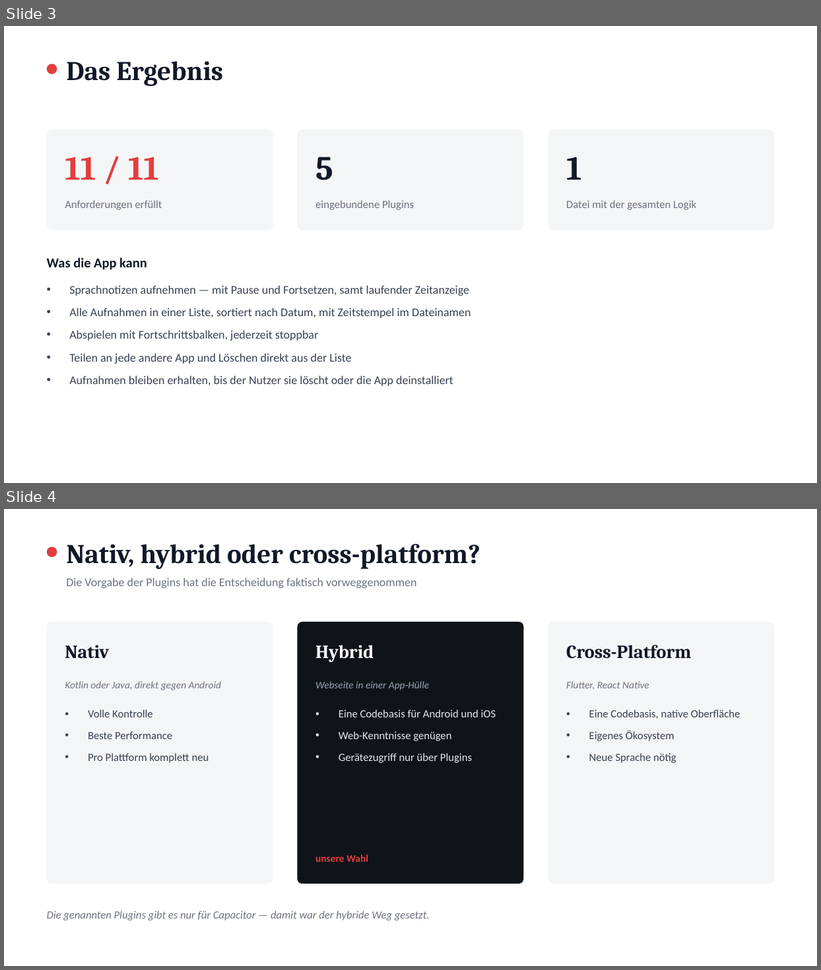
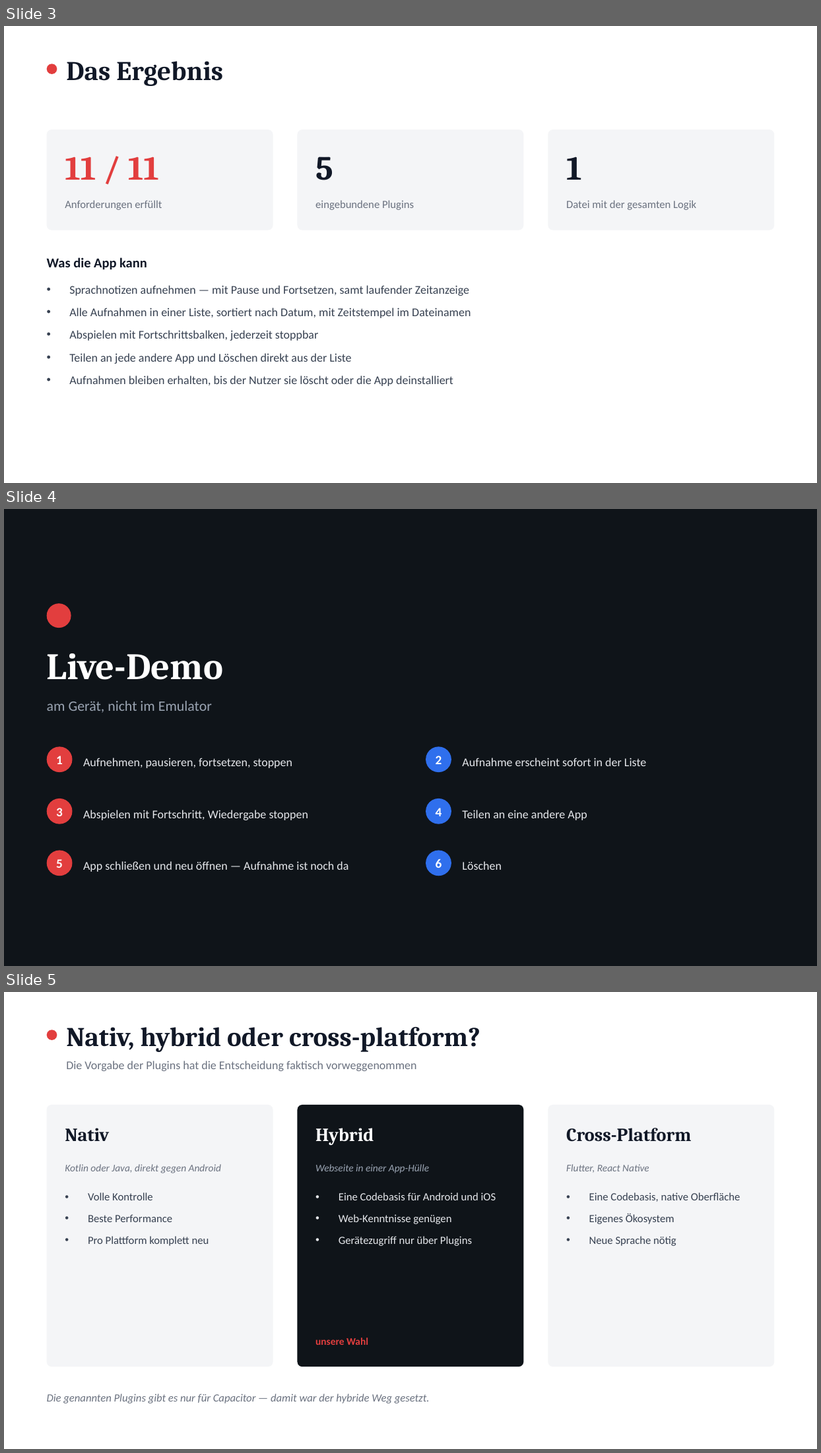
Before and after one commit to Denni-spy/audio-recorder-app, a slide deck: praesentation/Audio-Recorder-App-Praesentation.pptx. Shown one above the other, each under a label of ours: slides 3 and 4 before the commit, slides 3, 4 and 5 after it. The pictures are 821x970 and 821x1453 pixels, drawn with LibreOffice and Linux fonts; fonts in the diff are those of the drawing. Boxes give left, top, right and bottom in pixels: in the first picture for what was removed or moved away, otherwise in the second. Text is boxed around its words. In the diff, an @@ line names an element or a change of style, - is before the commit and + after.

Commit message:
Praesentation: Live-Demo und Plugin-Folie ergaenzt

```diff
--- a/praesentation/Audio-Recorder-App-Praesentation.pptx
+++ b/praesentation/Audio-Recorder-App-Praesentation.pptx
@@ slide 4 added at bbox=[4, 509, 817, 966], background #0F1419 @@
@@ ellipse added at bbox=[47, 603, 71, 628], fill #E23E3E @@
@@ text added at bbox=[47, 654, 223, 680], 44 pt, text #FFFFFF, bold @@
+Live-Demo
@@ text added at bbox=[47, 701, 212, 713], 17 pt, text #9AA4B2 @@
+am Gerät, nicht im Emulator
@@ ellipse added at bbox=[47, 747, 73, 772], fill #E23E3E @@
@@ text added at bbox=[56, 756, 63, 764], 15 pt, text #FFFFFF, bold @@
+1
@@ text added at bbox=[83, 758, 292, 768], 14 pt, text #E5E7EB @@
+Aufnehmen, pausieren, fortsetzen, stoppen
@@ ellipse added at bbox=[426, 747, 451, 772], fill #2F6FED @@
@@ text added at bbox=[436, 756, 442, 764], 15 pt, text #FFFFFF, bold @@
+2
@@ text added at bbox=[462, 758, 646, 766], 14 pt, text #E5E7EB @@
+Aufnahme erscheint sofort in der Liste
@@ ellipse added at bbox=[47, 799, 73, 824], fill #E23E3E @@
@@ ellipse added at bbox=[426, 799, 451, 824], fill #2F6FED @@
@@ text added at bbox=[56, 808, 63, 817], 15 pt, text #FFFFFF, bold @@
+3
@@ text added at bbox=[83, 810, 308, 821], 14 pt, text #E5E7EB @@
+Abspielen mit Fortschritt, Wiedergabe stoppen
@@ text added at bbox=[436, 808, 442, 817], 15 pt, text #FFFFFF, bold @@
+4
@@ text added at bbox=[462, 810, 587, 821], 14 pt, text #E5E7EB @@
+Teilen an eine andere App
@@ ellipse added at bbox=[47, 851, 73, 876], fill #E23E3E @@
@@ text added at bbox=[56, 859, 63, 868], 15 pt, text #FFFFFF, bold @@
+5
@@ text added at bbox=[83, 861, 349, 872], 14 pt, text #E5E7EB @@
+App schließen und neu öffnen — Aufnahme ist noch da
@@ ellipse added at bbox=[426, 851, 451, 876], fill #2F6FED @@
@@ text added at bbox=[436, 859, 442, 868], 15 pt, text #FFFFFF, bold @@
+6
@@ text added at bbox=[462, 861, 501, 870], 14 pt, text #E5E7EB @@
+Löschen
@@ what was slide 4 is now slide 5 @@
```
Also in this commit, not shown: 1 other slide added.
